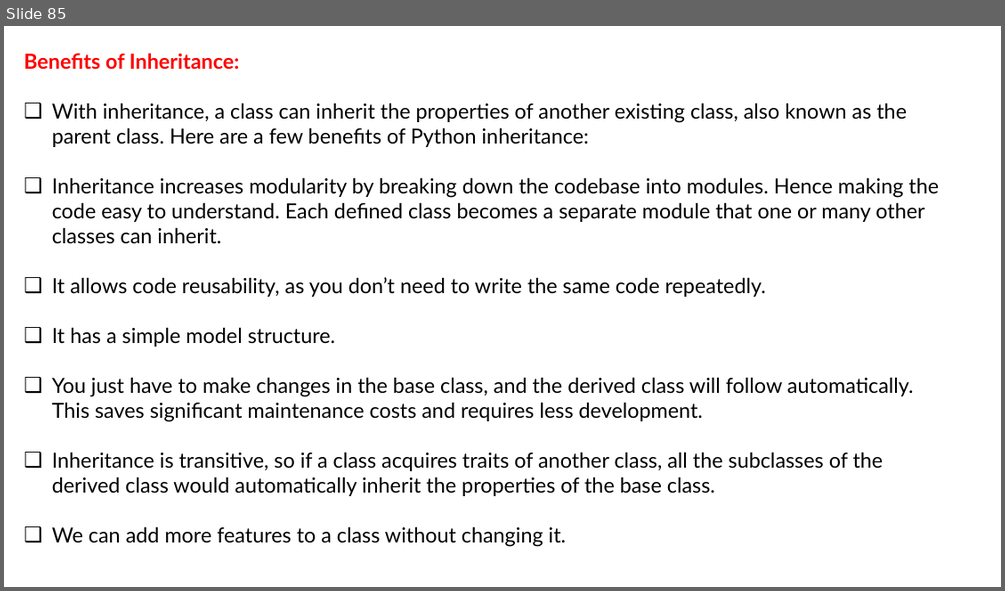
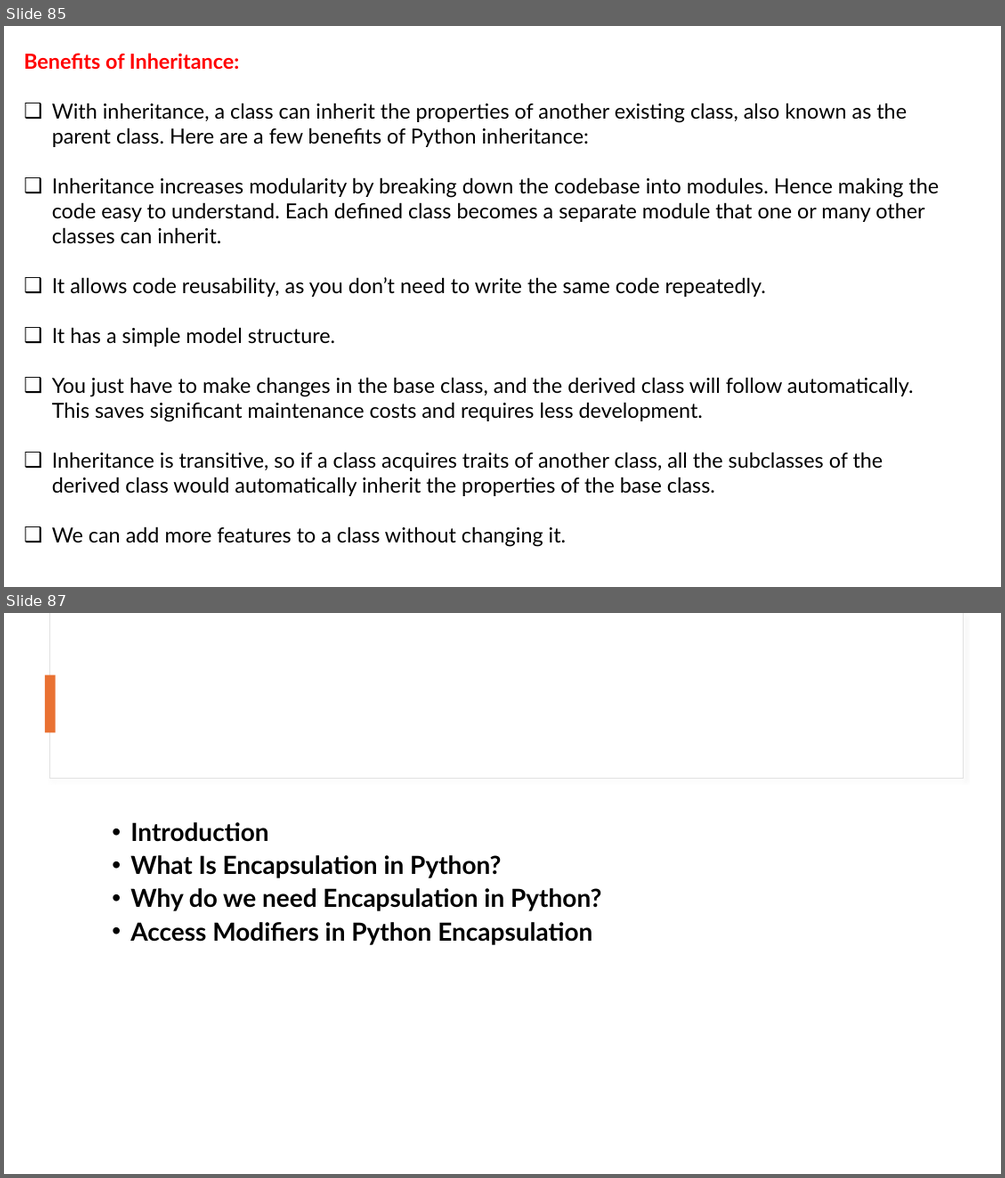
Before and after one commit to LokeshBachu/Python, a slide deck: PythonOOPS.pptx. Shown one above the other, each under a label of ours: slide 85 before the commit, slides 85 and 87 after it; the slides between them are not shown. The pictures are 1005x591 and 1005x1178 pixels, drawn with LibreOffice and Linux fonts; fonts in the diff are those of the drawing. Boxes give left, top, right and bottom in pixels: in the first picture for what was removed or moved away, otherwise in the second. Text is boxed around its words. In the diff, an @@ line names an element or a change of style, - is before the commit and + after.

```diff
--- a/PythonOOPS.pptx
+++ b/PythonOOPS.pptx
@@ slide 87 added at [4,613,1001,1174], background #FFFFFF @@
@@ rectangle added at [49,613,963,779], fill #FFFFFF, outline #E1E1E1 0.75 pt @@
@@ rectangle added at [50,613,963,778], fill #FFFFFF @@
@@ rectangle added at [45,675,56,732], fill #E97132 @@
@@ text added at [130,822,601,945], 24 pt, text #000000, bold @@
+• Introduction
+• What Is Encapsulation in Python?
+• Why do we need Encapsulation in Python?
+• Access Modifiers in Python Encapsulation
```
Also in this commit, not shown: 1 slide changed, 164 other slides added.
